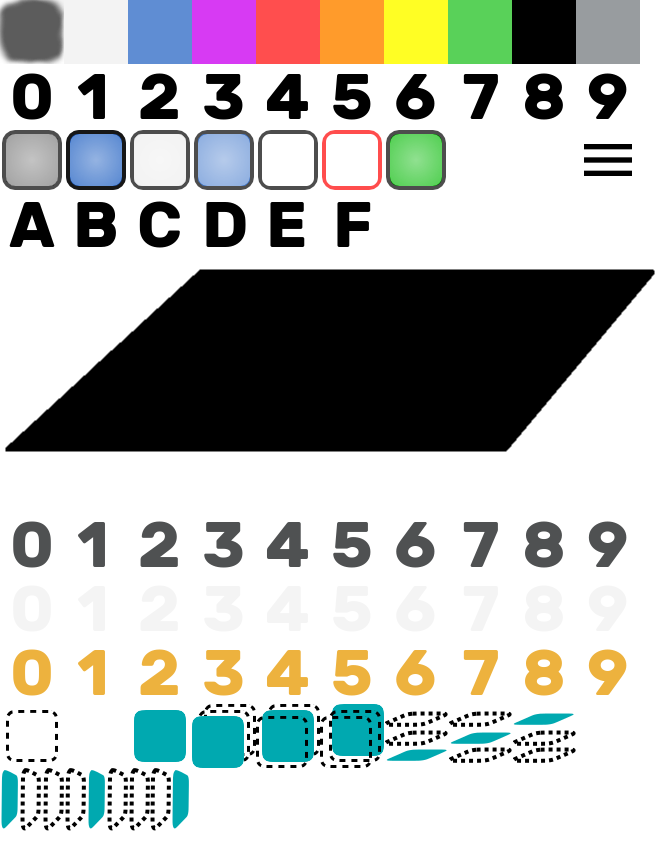
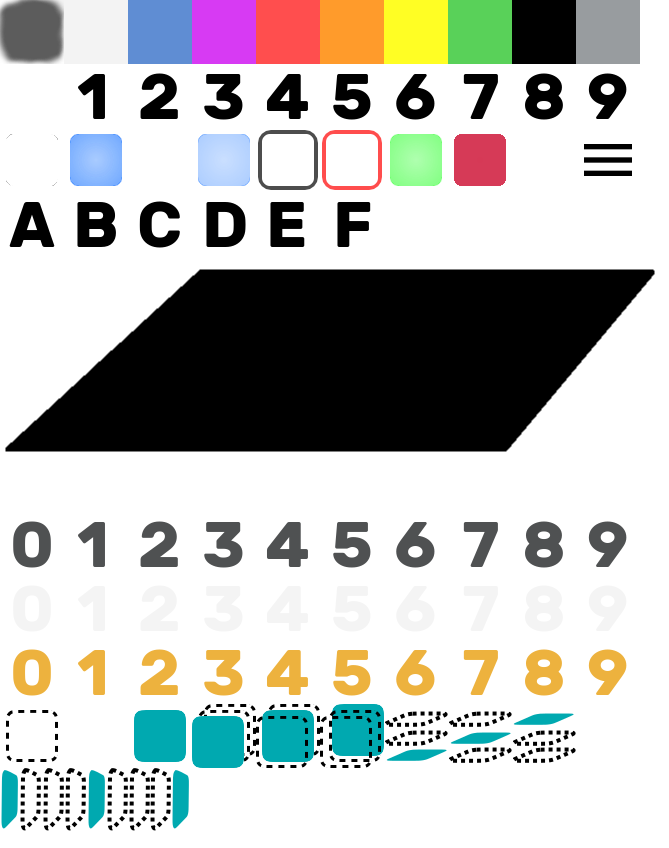
Layer changes from the first 669×848 image to the second:
painted on "numbers" over [13, 73, 51, 120]
painted on "green box" over [386, 130, 446, 190]
moved "light blue box" above "light box", painted on it over [194, 130, 254, 190]
moved "light box" above "blue box", painted on it over [130, 130, 190, 190]
moved "blue box" above "red box", painted on it over [66, 130, 126, 190]
added layer "red box" above "gray box" over [454, 134, 506, 186]
painted on "gray box" over [2, 130, 126, 190]
